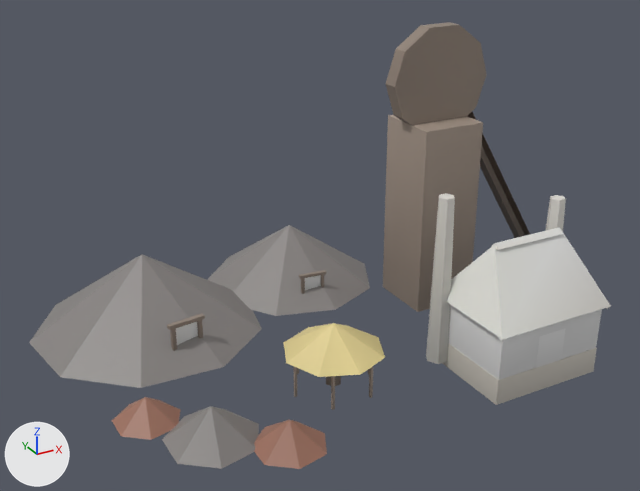
A saved change to the glTF model game/assets/models/outbuildings/mine_3.glb.
One viewpoint serves both versions: a 50 mm camera at (-59.4, -101.2, 67.4) aimed at (0.2, 7.1, 13.2). Lighting does not change. The marker at lower left points along +X, +Y and +Z. The first picture is the older version. Vertices at exactly the same position are counted once.

In view in the first picture: 'mine_3'.
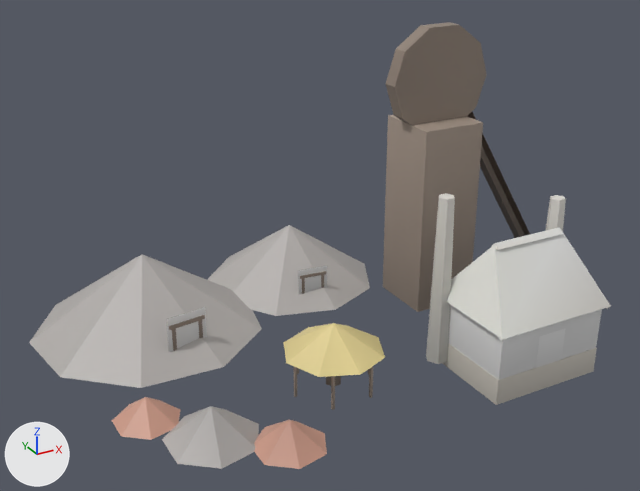
Where the change shows, as pixel boxes (x1, y1, x2, y2) in the pictures (640 x 491 px; the box of a moved part takes in the faces that stretch with it):
```json
{"part": 1, "of": "me_mine_3", "change": "moved or reshaped", "before": [426, 193, 596, 405], "after": [112, 343, 597, 469]}
{"part": 2, "of": "me_mine_3", "change": "moved or reshaped", "before": [115, 397, 327, 469], "after": [426, 193, 566, 364]}
{"part": 3, "of": "me_mine_3", "change": "moved or reshaped", "before": [305, 275, 321, 290], "after": [298, 266, 327, 294], "on screen": "mostly hidden before"}
{"part": 4, "of": "me_mine_3", "change": "recoloured", "before": [29, 225, 370, 423], "after": [29, 225, 370, 423], "on screen": "grey to light grey"}
```

The change, as JSON lines over the scene's bpy script:
```json
{"block": "me_mine_3", "where": "me_mine_3.from_pydata(...)  # 275 vertices, 341 faces; spans x -41.0..48.3, y -22.9..40.5, z -3.0..43.5"}
{"block": "me_mine_3", "where": "# used by ob_mine_3; location = (0.0, 0.0, 0.0)"}
{"block": "me_mine_3", "change": "me_mine_3 part 1: 32 of 275 vertices moved; they spanned x 10.2..34.8, y -21.1..-6.4, z -3.0..24.0 and now span x -36.2..31.2, y -22.9..0.5, z -3.0..4.1; mean shift (-35.9, -2.5, -7.7); largest move (34.8, -8.0, -2.0) -> (-36.2, -2.0, -0.8)"}
{"block": "me_mine_3", "change": "me_mine_3 part 2: 28 of 275 vertices moved; they spanned x -36.2..-12.9, y -22.9..9.3, z -0.8..4.6 and now span x -24.4..34.8, y -9.6..9.1, z -2.0..24.0; mean shift (41.0, 2.8, 9.0); largest move (-36.2, -6.0, -0.8) -> (32.4, -9.0, 20.0)"}
{"block": "me_mine_3", "change": "me_mine_3 part 3"}
{"op": "set", "path": "me_mine_3.vertices[271].co", "old": "(2.0, 16.2, 0.0)", "new": "(1.0, 16.0, 0.0)"}
{"op": "set", "path": "me_mine_3.vertices[272].co", "old": "(5.2, 15.9, 0.0)", "new": "(6.1, 15.4, 0.0)"}
{"op": "set", "path": "me_mine_3.vertices[273].co", "old": "(5.2, 15.9, 3.7)", "new": "(6.1, 15.4, 5.1)", "note": "not seen -> pixel (327, 265)"}
{"op": "set", "path": "me_mine_3.vertices[274].co", "old": "(2.0, 16.2, 3.7)", "new": "(1.0, 16.0, 5.1)", "note": "not seen -> pixel (298, 270)"}
{"block": "me_mine_3", "change": "me_mine_3 part 4: 27 kept faces spanning x -41.0..32.4, y -21.1..40.5, z -3.0..24.0 get new vertex colours; the middle colour goes from grey #95908e to light grey #c4bfbc"}
```
